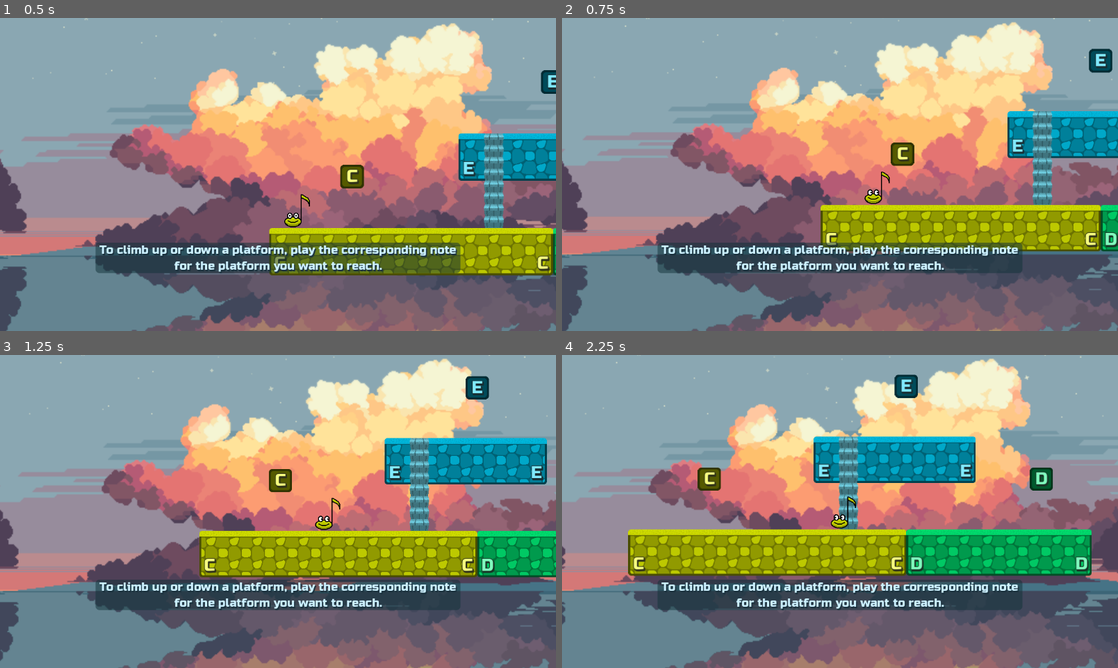
Above: before the commit, frames 1-4 (two rows, left to right).
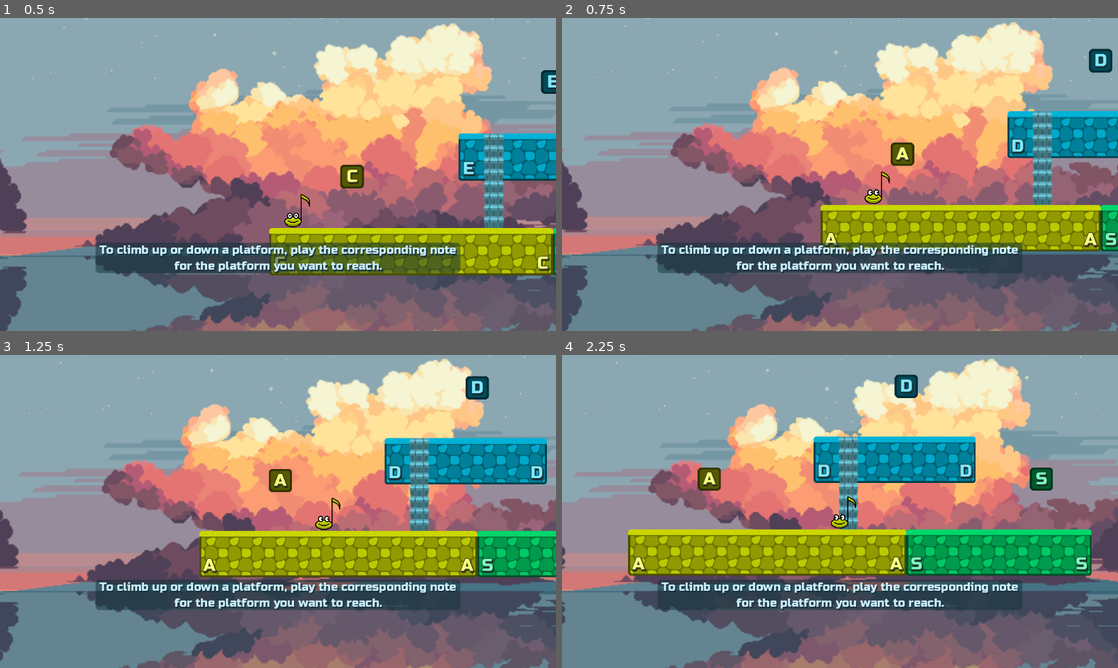
Above: after the commit, the same moments.

Repository: nicom7/game-off-2023
Game: Godot game, scene res://levels/tutorials/world_tutorial_c_d_e.tscn
Two runs of this game, one before a commit and one after it. Both use one fixed random seed, a clock stepped at 60 frames per second and the inputs below. This scene is started directly instead of the project's main scene.
Inputs:
- Up to frame 1 (0.5 s): no input
- Up to frame 2 (0.75 s): tap Enter at 0.5 s; hold Right (ui_right) from 0.53 s (still down); hold Tab (toggle_tone_labels, bound only after the commit) from 0.53 s (still down)
- Up to frame 3 (1.25 s): keep holding Right (ui_right); keep holding Tab (toggle_tone_labels, bound only after the commit)
- Up to frame 4 (2.25 s): release Tab (toggle_tone_labels, bound only after the commit) at 1.28 s; tap Tab (toggle_tone_labels, bound only after the commit) at 1.35 s; release Right (ui_right) at 2.03 s; hold Left (ui_left) from 2.03 s (still down); hold Tab (toggle_tone_labels, bound only after the commit) from 2.03 s (still down)

Frame 1 is identical in both runs. In frame 2, 0.4% of the frame differs, in the area x 47-100%, y 11-74%; in frame 3, 0.4%; in frame 4, 0.5%, in the area x 12-95%, y 7-70%.

Commit message:
Using Tab key to toggle between tone and key labels

Diff:
--- a/levels/world.gd
+++ b/levels/world.gd
@@ -34,6 +34,7 @@
 var _overview_zoom: Vector2
 
 var _stages: Array[Node] = []
+var _show_keys: = false
 
 func _start() -> void:
 	%BlockSequence.start()
@@ -168,6 +169,16 @@
 	_update_current_state()
 
 
+func _input(event: InputEvent) -> void:
+	if event.is_action_pressed("toggle_tone_labels"):
+		_show_keys = not _show_keys
+
+		for s in _stages:
+			var platform_sets = _get_platform_sets(s)
+			for ps in platform_sets:
+				ps.show_keys = _show_keys
+
+
 func _on_player_current_tone_changed(tone: Globals.Tone) -> void:
 	player_tone = tone
 	if $Player.is_on_floor():
--- a/project.godot
+++ b/project.godot
@@ -127,6 +127,11 @@
 "events": [Object(InputEventKey,"resource_local_to_scene":false,"resource_name":"","device":-1,"window_id":0,"alt_press …(182 unchanged characters)…
 ]
 }
+toggle_tone_labels={
+"deadzone": 0.5,
+"events": [Object(InputEventKey,"resource_local_to_scene":false,"resource_name":"","device":-1,"window_id":0,"alt_pressed":false,"shift_pressed":false,"ctrl_pressed":false,"meta_pressed":false,"pressed":false,"keycode":0,"physical_keycode":4194306,"key_label":0,"unicode":0,"echo":false,"script":null)
+]
+}
 
 [layer_names]
 
